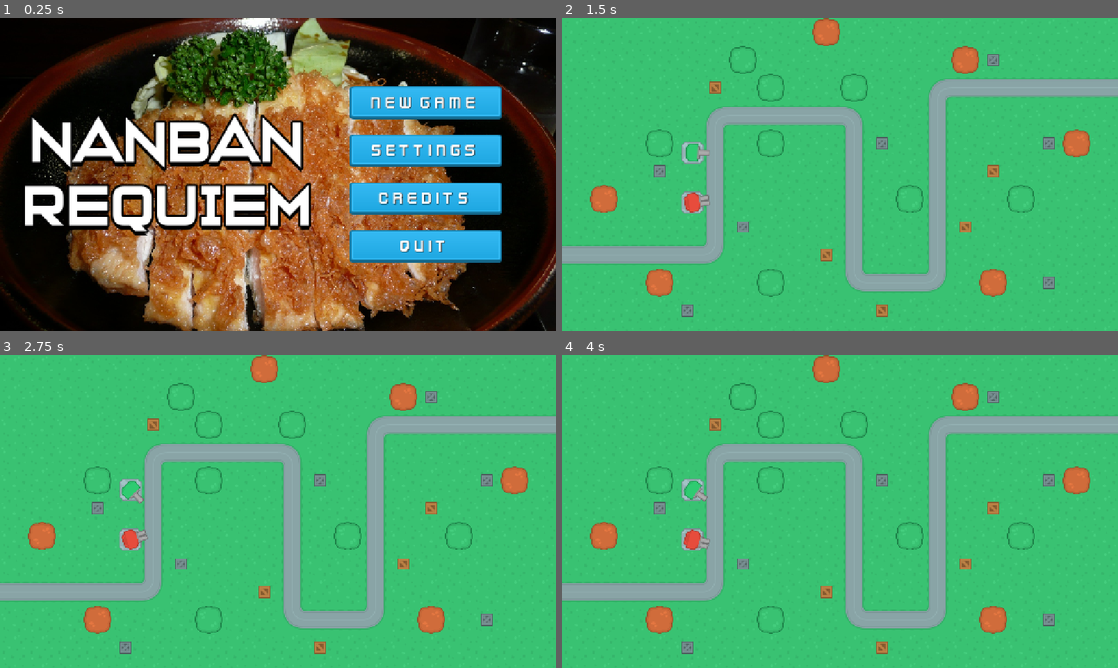
Above: before the commit, frames 1-4 (two rows, left to right).
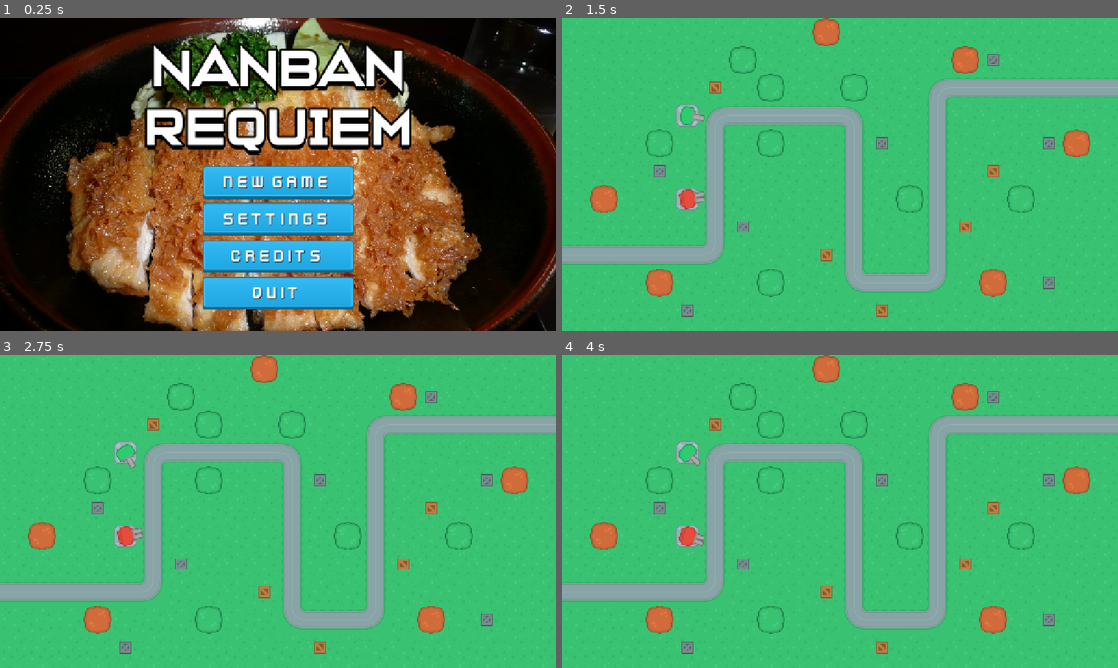
Above: after the commit, the same moments.

Repository: lukeai-tan/nanban-requiem-orbital
Game: Godot game, scene res://SceneHandler.tscn
The game is run twice, just before and just after one commit, with the same random seed, the same clock (stepped at 60 frames per second) and the same inputs.
Inputs (mouse positions are in pixels of both pictures, inside the frame that each line leads up to):
- Up to frame 1 (0.25 s): no input
- Up to frame 2 (1.5 s): click "New Game" at 0.5 s; tap Enter at 1.25 s; move the mouse to (962, 158) at 1.27 s
- Up to frame 3 (2.75 s): tap Space at 2 s; move the mouse to (166, 527) at 2.02 s
- Up to frame 4 (4 s): tap Enter at 2.75 s; move the mouse to (895, 442) at 2.77 s; tap Space at 3.5 s; move the mouse to (812, 574) at 3.52 s

The runs differ from the first frame. In frame 1, 38% of the frame differs, in the area x 4-91%, y 7-94%; in frame 2, 0.7%; in frame 3, 0.7%; in frame 4, 0.7%.

Commit message:
redesigned main menu layout

Diff:
--- a/Scenes/Maps/Map1.tscn
+++ b/Scenes/Maps/Map1.tscn
@@ -1,12 +1,10 @@
-[gd_scene load_steps=7 format=4 uid="uid://b1ptux668fjj2"]
+[gd_scene load_steps=6 format=4 uid="uid://b1ptux668fjj2"]
 
 [ext_resource type="TileSet" uid="uid://cf0oeugm6g4ml" path="res://Resources/Tilesets/ground_grass.tres" id="1_66ww1"]
 [ext_resource type="TileSet" uid="uid://blubtqs7tphi1" path="res://Resources/Tilesets/path.tres" id="2_3atk3"]
 [ext_resource type="TileSet" uid="uid://s88v4in7hdi7" path="res://Resources/Tilesets/props.tres" id="3_bp0wf"]
 [ext_resource type="PackedScene" uid="uid://cljsgi0uutk64" path="res://Scenes/Towers/RangedTower1.tscn" id="4_bp0wf"]
 [ext_resource type="PackedScene" uid="uid://vjype0tn26a4" path="res://Scenes/Towers/RangedTower2.tscn" id="5_kkfd8"]
-
-[sub_resource type="GDScript" id="GDScript_bp0wf"]
 
 [node name="Map1" type="Node2D"]
 
@@ -23,10 +21,9 @@
 tile_set = ExtResource("3_bp0wf")
 
 [node name="Towers" type="Node2D" parent="."]
-script = SubResource("GDScript_bp0wf")
 
 [node name="RangedTower1" parent="Towers" instance=ExtResource("4_bp0wf")]
-position = Vector2(300, 309)
+position = Vector2(288, 224)
 
 [node name="RangedTower2" parent="Towers" instance=ExtResource("5_kkfd8")]
-position = Vector2(299, 424)
+position = Vector2(288, 416)
--- a/Scenes/UIScenes/MainMenu.tscn
+++ b/Scenes/UIScenes/MainMenu.tscn
@@ -39,8 +39,7 @@
 [node name="VB_title" type="VBoxContainer" parent="Margin"]
 custom_minimum_size = Vector2(500, 0)
 layout_mode = 2
-size_flags_horizontal = 0
-alignment = 1
+size_flags_horizontal = 4
 
 [node name="Label" type="Label" parent="Margin/VB_title"]
 layout_mode = 2
@@ -49,7 +48,7 @@
 theme_override_constants/shadow_offset_y = 10
 theme_override_constants/outline_size = 20
 theme_override_fonts/font = ExtResource("2_jrpvl")
-theme_override_font_sizes/font_size = 130
+theme_override_font_sizes/font_size = 120
 text = "Nanban
 Requiem"
 horizontal_alignment = 1
@@ -58,9 +57,9 @@
 [node name="VB_buttons" type="VBoxContainer" parent="Margin"]
 custom_minimum_size = Vector2(500, 0)
 layout_mode = 2
-size_flags_horizontal = 8
-theme_override_constants/separation = 35
-alignment = 1
+size_flags_horizontal = 4
+theme_override_constants/separation = 10
+alignment = 2
 
 [node name="NewGame" type="TextureButton" parent="Margin/VB_buttons"]
 custom_minimum_size = Vector2(350, 75)
